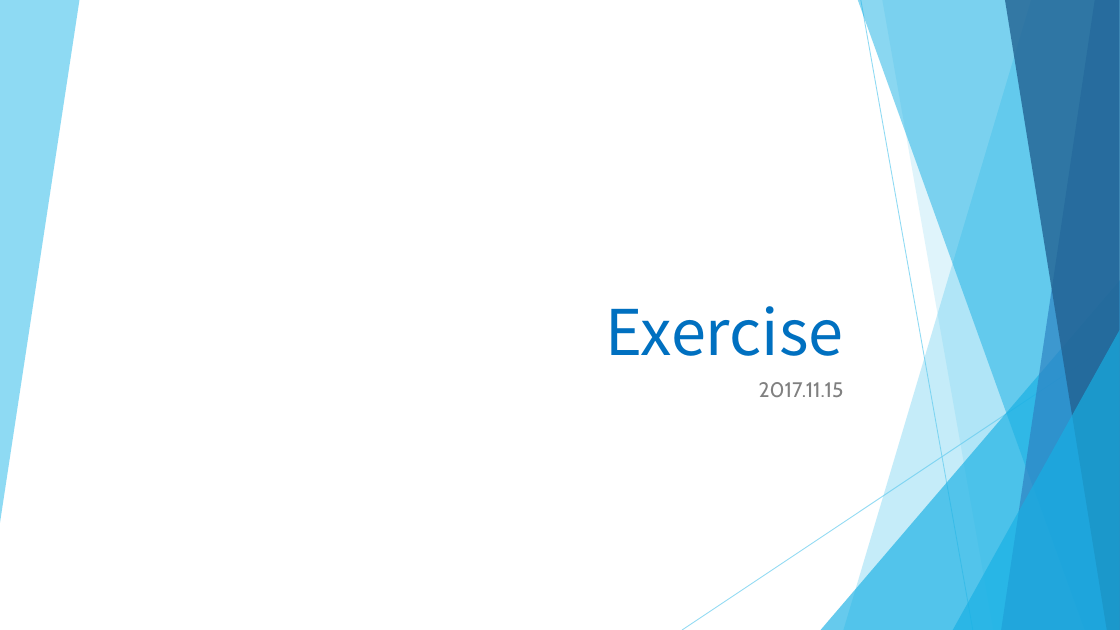
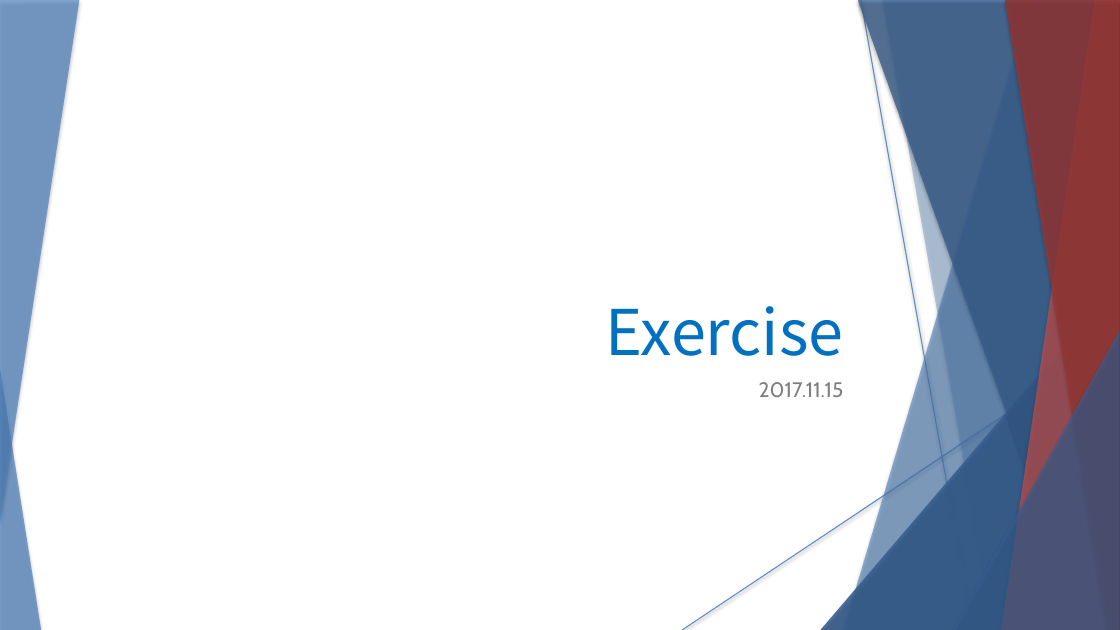
Before and after one commit to SitiBanc/1061_NCTU_IOMDS, a slide deck: slide 8 of 1115/Course Material/20171115智慧型.pptx. Drawn at 1120x630 pixels with LibreOffice and Linux fonts; fonts in the diff are those of the drawing. Boxes give left, top, right and bottom in pixels: in the first picture for what was removed or moved away, otherwise in the second. Text is boxed around its words. In the diff, an @@ line names an element or a change of style, - is before the commit and + after.

```diff
--- a/1115/Course Material/20171115智慧型.pptx
+++ b/1115/Course Material/20171115智慧型.pptx
@@ freeform shape at (x1=0, y1=0, x2=79, y2=523): fill #5FCBEF at 70% opacity to #4F81BD at 70% opacity; shadow on @@
@@ freeform shape at (x1=844, y1=0, x2=1120, y2=630): fill #5FCBEF at 36% opacity to #4F81BD at 36% opacity; shadow on @@
@@ freeform shape added at (x1=844, y1=0, x2=1120, y2=630), fill #4F81BD at 36% opacity @@
@@ freeform shape at (x1=858, y1=0, x2=1120, y2=630): fill #17B0E4 at 50% opacity to #376092 at 50% opacity; shadow on @@
@@ freeform shape added at (x1=858, y1=0, x2=1120, y2=630), fill #376092 at 50% opacity @@
@@ line (861, 0) - (973, 630): stroke #5FCBEF 0.75 pt to #4F81BD 0.74 pt @@
@@ line added from (861, 0) to (973, 630), #4F81BD 0.74 pt @@
@@ freeform shape at (x1=882, y1=0, x2=1120, y2=630): fill #5FCBEF at 20% opacity to #4F81BD at 20% opacity; shadow on; outline redrawn @@
@@ freeform shape added at (x1=882, y1=0, x2=1120, y2=630), fill #4F81BD at 20% opacity @@
@@ freeform shape at (x1=1002, y1=0, x2=1120, y2=630): fill #2E83C3 at 70% opacity to #C0504D at 70% opacity; shadow on @@
@@ freeform shape added at (x1=1002, y1=0, x2=1120, y2=630), fill #C0504D at 70% opacity @@
@@ freeform shape at (x1=1005, y1=0, x2=1120, y2=630): fill #226292 at 80% opacity to #953735 at 80% opacity; shadow on @@
@@ freeform shape added at (x1=1005, y1=0, x2=1120, y2=630), fill #953735 at 80% opacity @@
@@ triangle at (x1=821, y1=280, x2=1120, y2=630): fill #17B0E4 at 66% opacity to #376092 at 66% opacity; shadow on @@
@@ triangle added at (x1=821, y1=280, x2=1120, y2=630), fill #376092 at 66% opacity @@
@@ line (1120, 339) - (682, 630): stroke #5FCBEF 0.75 pt to #4F81BD 0.74 pt @@
@@ line added from (1120, 339) to (682, 630), #4F81BD 0.74 pt @@
@@ triangle at (x1=953, y1=330, x2=1120, y2=630): fill #17B0E4 at 66% opacity to #376092 at 66% opacity; shadow on @@
@@ triangle added at (x1=953, y1=330, x2=1120, y2=630), fill #376092 at 66% opacity @@
@@ triangle added at (x1=0, y1=369, x2=41, y2=630), fill #4F81BD at 70% opacity @@
```
Also in this commit, not shown: 11 other slides changed, 2 other files.
